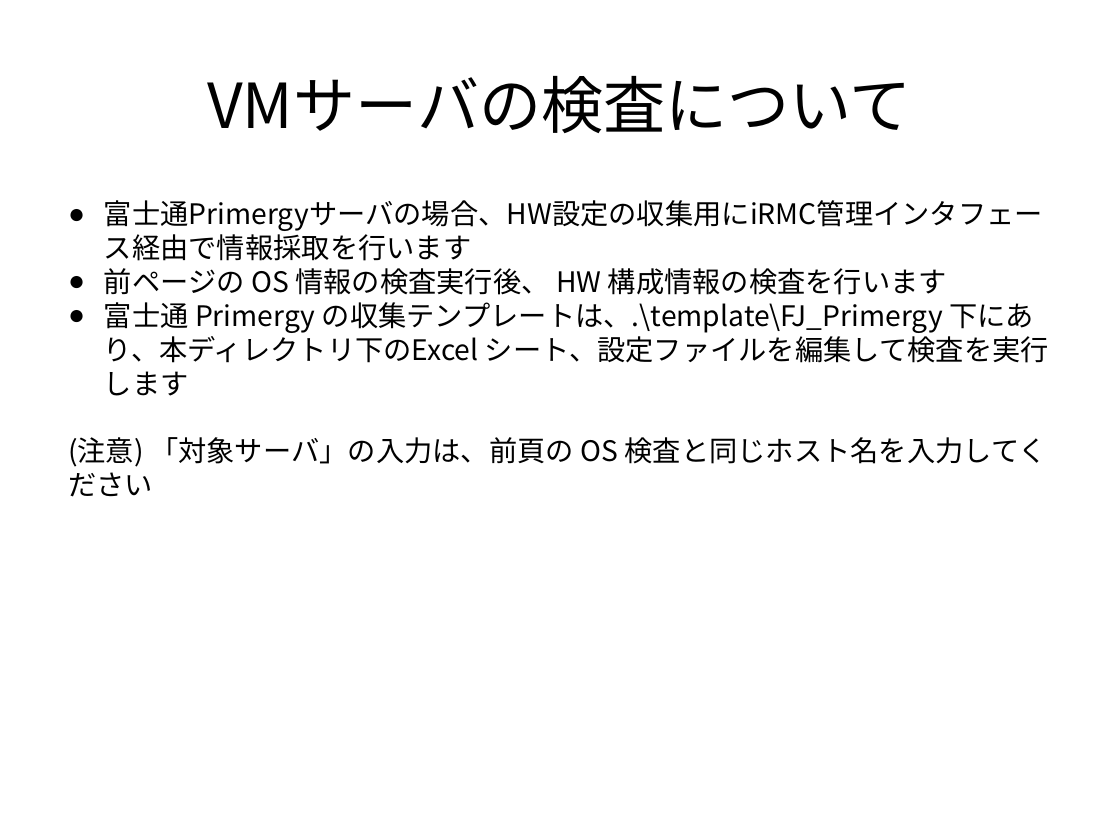
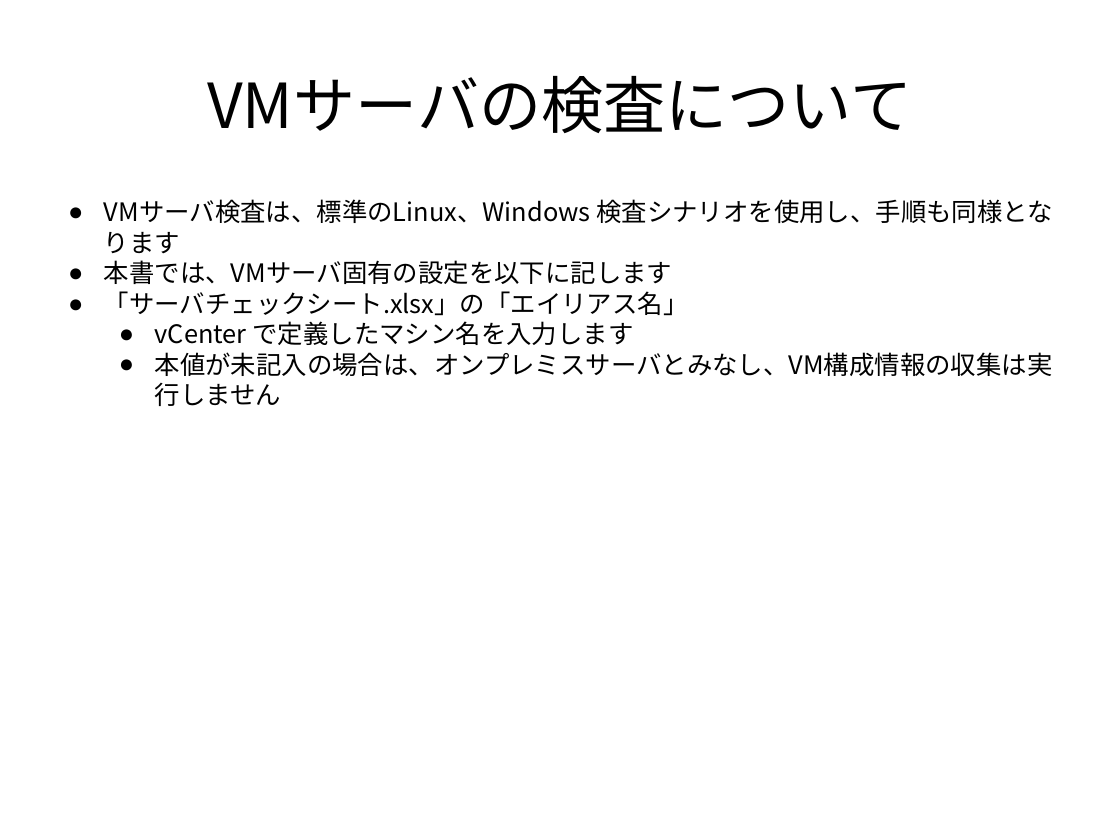
Before and after one commit to frsw3nr/gradle-server-acceptance, a slide deck: slide 69 of docs/jp/tutorial_test_pc.pptx (slide 67 before the commit). Drawn at 1120x840 pixels with LibreOffice and Linux fonts; fonts in the diff are those of the drawing. Boxes give left, top, right and bottom in pixels: in the first picture for what was removed or moved away, otherwise in the second. Text is boxed around its words. In the diff, an @@ line names an element or a change of style, - is before the commit and + after.

```diff
--- a/docs/jp/tutorial_test_pc.pptx
+++ b/docs/jp/tutorial_test_pc.pptx
@@ text at [104,199,1053,376]: text changed; size 20 to 18 pt @@
-● 富士通Primergyサーバの場合、HW設定の収集用にiRMC管理インタフェース経由で情報採取を行います
-● 前ページの OS 情報の検査実行後、 HW 構成情報の検査を行います
-● 富士通 Primergy の収集テンプレートは、.\template\FJ_Primergy 下にあり、本ディレクトリ下のExcel シート、設定ファイルを編集して検査を実行します
-(注意) 「対象サーバ」の入力は、前頁の OS 検査と同じホスト名を入力してください
+● VMサーバ検査は、標準のLinux、Windows 検査シナリオを使用し、手順も同様となります
+● 本書では、VMサーバ固有の設定を以下に記します
+● 「サーバチェックシート.xlsx」の「エイリアス名」
+  ● vCenter で定義したマシン名を入力します
+  ● 本値が未記入の場合は、オンプレミスサーバとみなし、VM構成情報の収集は実行しません
```
Also in this commit, not shown: 29 other slides changed, 2 slides added, 7 other files.
